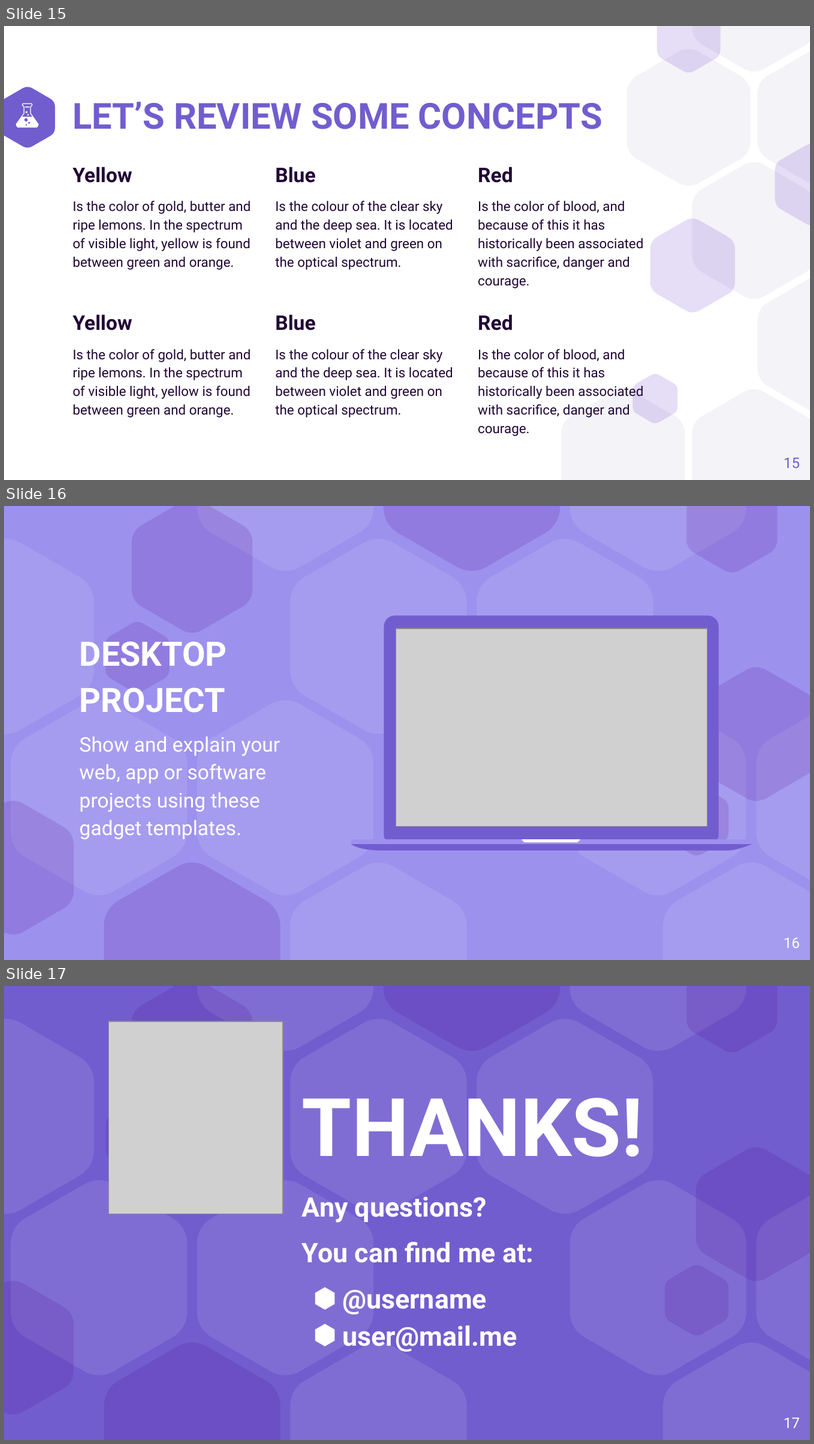
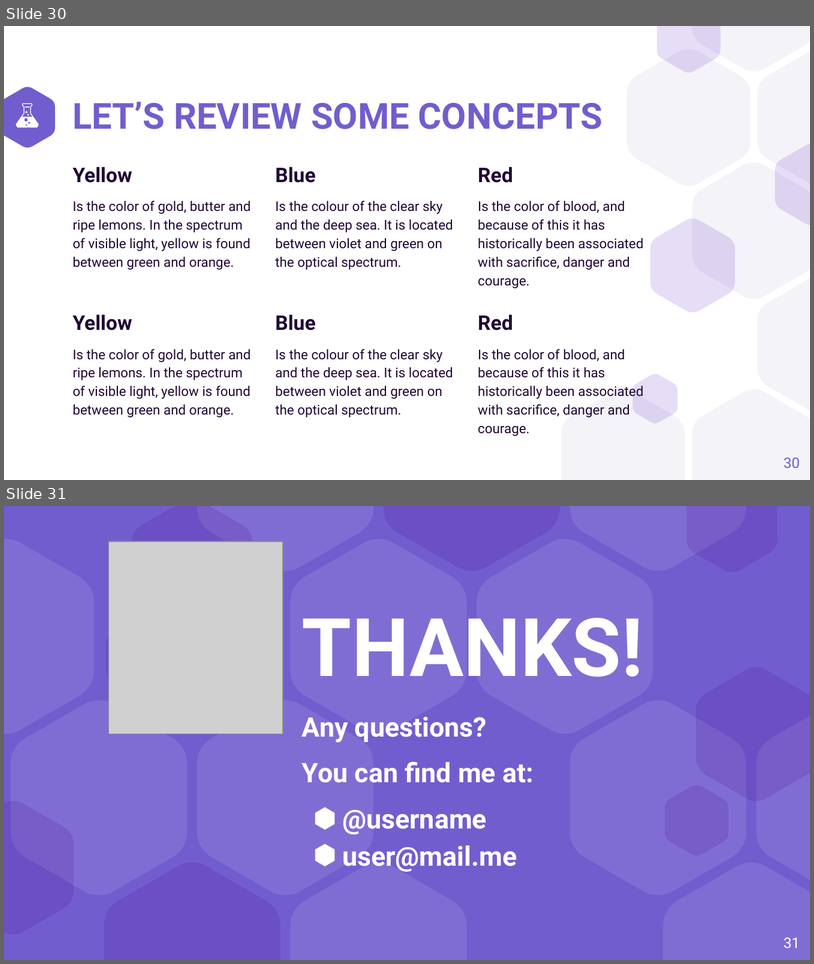
Before and after one commit to a1ex9788/TFG, a slide deck: TFG_AlejandroCarrion.pptx. Shown one above the other, each under a label of ours: slides 15, 16 and 17 before the commit, slides 30 and 31 after it. The pictures are 814x1444 and 814x964 pixels, drawn with LibreOffice and Linux fonts; fonts in the diff are those of the drawing; grey boxes stand for pictures. Boxes give left, top, right and bottom in pixels: in the first picture for what was removed or moved away, otherwise in the second. Text is boxed around its words. In the diff, an @@ line names an element or a change of style, - is before the commit and + after.

```diff
--- a/TFG_AlejandroCarrion.pptx
+++ b/TFG_AlejandroCarrion.pptx
@@ slide 16 removed at (4, 506, 810, 960), background #9D91EE; not listed: 19 template elements that a slide beside it also shows @@
@@ picture removed at (396, 628, 707, 826) @@
@@ text removed at (80, 642, 281, 839) @@
-DESKTOP PROJECT
-Show and explain your web, app or software projects using these gadget templates.
@@ group removed at (351, 616, 752, 850): 4 freeform shapes @@
@@ page number removed at (784, 937, 800, 948) @@
-16
@@ what was slide 15 is now slide 30 @@
@@ page number at (784, 457, 800, 468): text changed @@
-15
+30
@@ what was slide 17 is now slide 31 @@
@@ page number at (784, 937, 800, 948): text changed @@
-17
+31
```
Also in this commit, not shown: 5 slides changed, 15 slides added.
